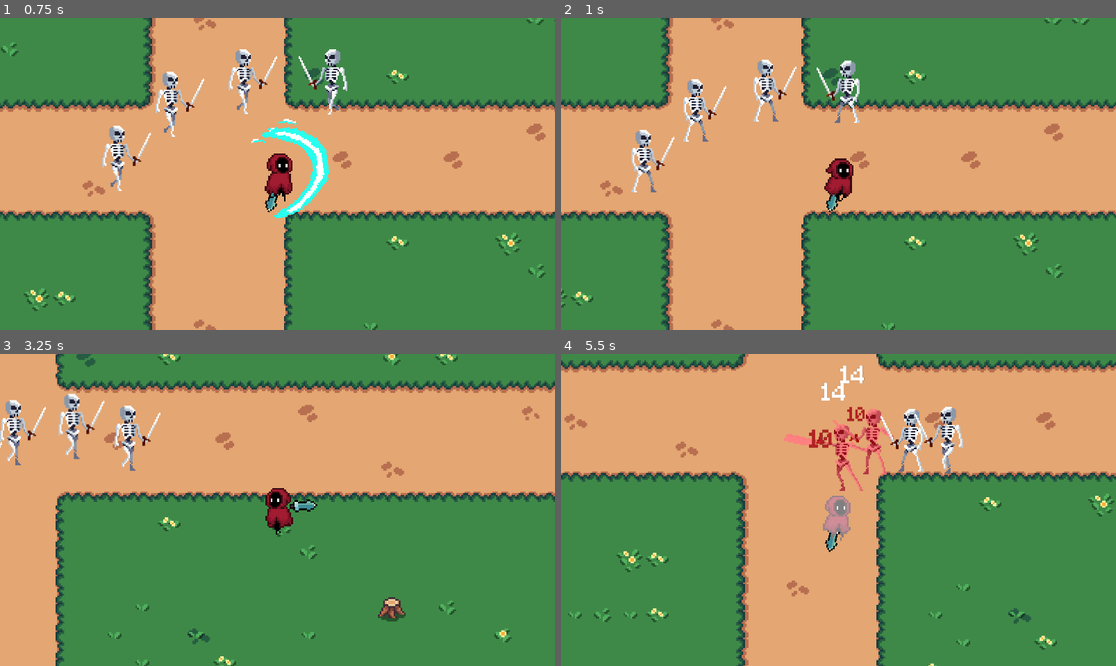
Above: before the commit, frames 1-4 (two rows, left to right).
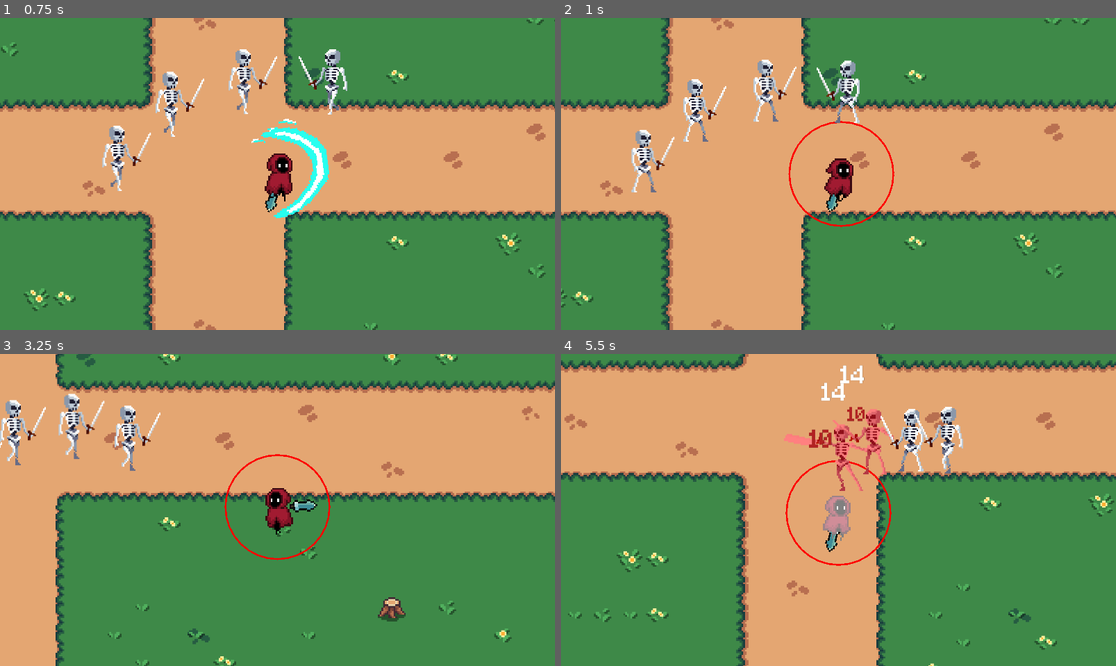
Above: after the commit, the same moments.

Repository: Jerga99/godot-2d-game-course
Game: Godot game, scene res://scenes/play_scene.tscn
The game is run twice, just before and just after one commit, with the same random seed, the same clock (stepped at 60 frames per second) and the same inputs.
Inputs (mouse positions are in pixels of both pictures, inside the frame that each line leads up to):
- Up to frame 1 (0.75 s): move the mouse to (399, 158) at 0.52 s; hold D (right) from 0.53 s (still down); tap 1 (ability_1) at 0.6 s
- Up to frame 2 (1 s): keep holding D (right)
- Up to frame 3 (3.25 s): move the mouse to (166, 525) at 1.27 s; release D (right) at 1.28 s; hold S (down) 1.28-2.03 s; tap 2 (ability_2) at 1.35 s; move the mouse to (333, 441) at 2.02 s; hold D (right) 2.03-2.78 s; tap 3 (ability_3) at 2.1 s; move the mouse to (249, 572) at 2.77 s; hold W (up) from 2.78 s (still down); tap 1 (ability_1) at 2.85 s
- Up to frame 4 (5.5 s): move the mouse to (1005, 556) at 3.52 s; release W (up) at 3.53 s; hold A (left) 3.53-5.03 s; tap 2 (ability_2) at 3.6 s; move the mouse to (672, 463) at 4.27 s; tap 3 (ability_3) at 4.35 s; move the mouse to (866, 510) at 5.02 s; hold S (down) from 5.03 s (still down); tap 1 (ability_1) at 5.1 s

Frame 1 is identical in both runs. In frame 2, 0.4% of the frame differs, in the area x 40-61%, y 32-68%; in frame 3, 0.4%, in the area x 40-60%, y 32-67%; in frame 4, 0.3%.

Commit message:
Create debug circle 2

Diff:
--- a/scripts/ability/component/ability_get_targets.gd
+++ b/scripts/ability/component/ability_get_targets.gd
@@ -17,6 +17,9 @@
 	query.transform.origin = caster.position
 	query.collide_with_areas = true
 
+	var line = create_debug_circle(radius)
+	caster.add_child(line)
+
 	var space_state = caster.get_world_2d().direct_space_state
 	var results = space_state.intersect_shape(query)
 	var targets: Array[Entity] = []
@@ -29,4 +32,24 @@
 			if parent is Entity:
 				targets.push_back(parent)
 
+	call_deferred("destroy_line", line, 0.2)
 	return targets
+
+
+func create_debug_circle(radius: float):
+	var points = 32
+	var line = Line2D.new()
+	line.width = 1
+	line.default_color = Color(1, 0, 0)
+
+	for i in range(points + 1):
+		var angle = (TAU / points) * i
+		line.add_point(Vector2(cos(angle), sin(angle)) * radius)
+
+	return line
+
+func destroy_line(line: Line2D, seconds: float):
+	await get_tree().create_timer(seconds).timeout
+
+	if (line != null):
+		line.queue_free()
